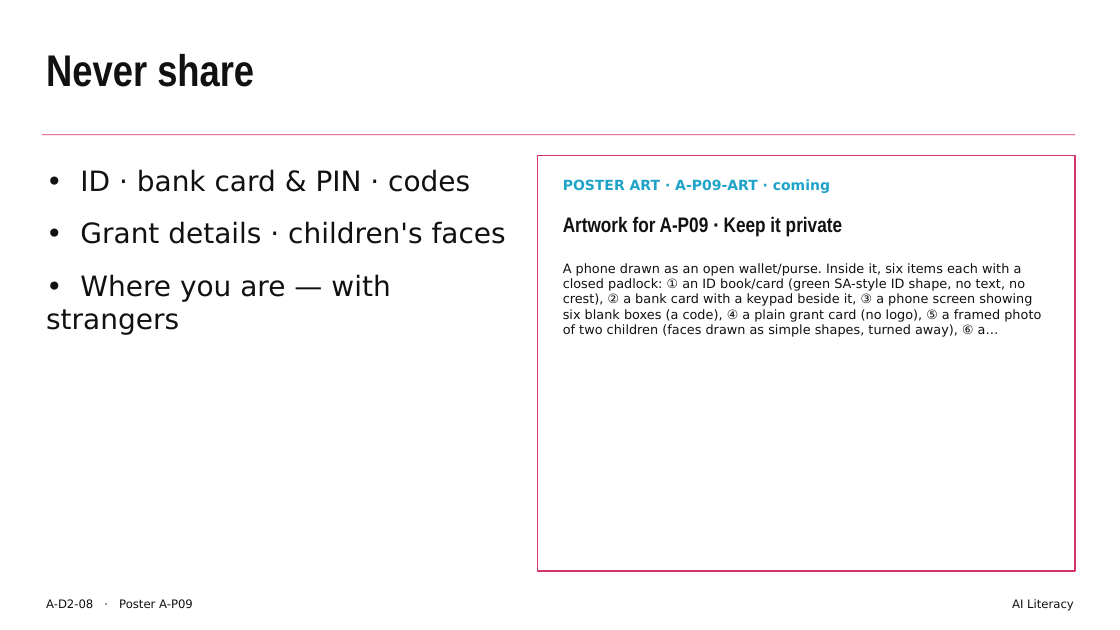
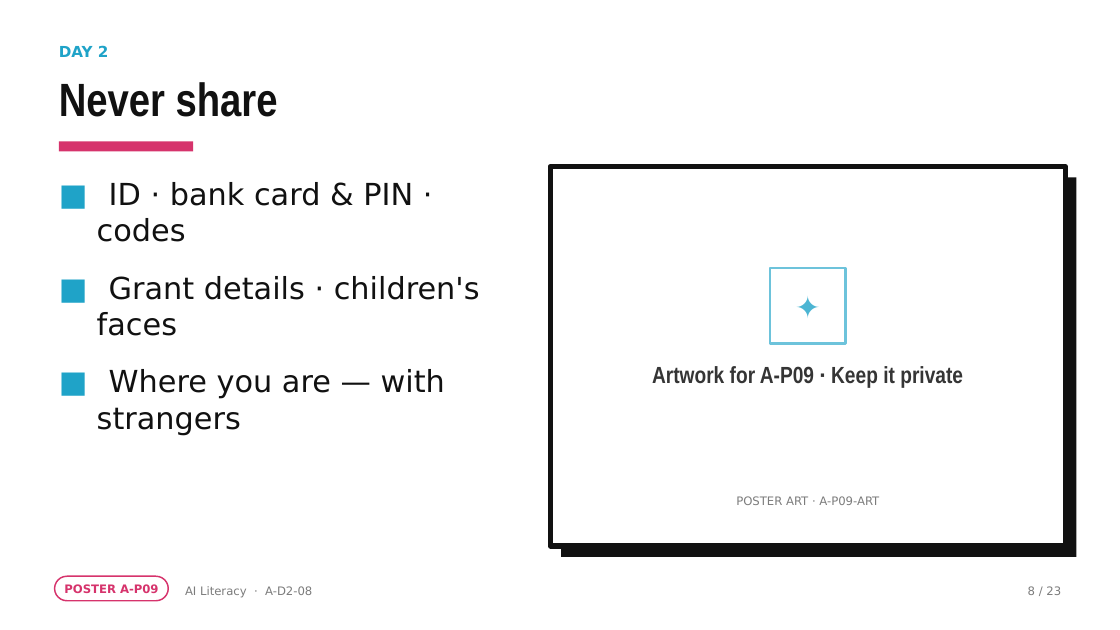
Before and after one commit to rorymclark-prog/ImbewuField, a slide deck: slide 8 of courses/build/ai-literacy/A-D2.pptx. Drawn at 1120x630 pixels with LibreOffice and Linux fonts; fonts in the diff are those of the drawing. Boxes give left, top, right and bottom in pixels: in the first picture for what was removed or moved away, otherwise in the second. Text is boxed around its words. In the diff, an @@ line names an element or a change of style, - is before the commit and + after.

```diff
--- a/courses/build/ai-literacy/A-D2.pptx
+++ b/courses/build/ai-literacy/A-D2.pptx
@@ text added at (x1=59, y1=45, x2=109, y2=57), 13 pt, text #1FA3C8, bold @@
+DAY 2
@@ text "Never share" moved from (x1=46, y1=54, x2=254, y2=87) to (x1=59, y1=82, x2=278, y2=117) @@
@@ text "Never share" at (x1=59, y1=82, x2=278, y2=117): size 38 to 40 pt; line spacing 1 to 0.95 @@
@@ rectangle removed at (x1=42, y1=134, x2=1075, y2=135) @@
@@ rectangle added at (x1=59, y1=141, x2=193, y2=151), fill #D6336C @@
@@ rectangle resized from (x1=538, y1=155, x2=1075, y2=571) to (x1=550, y1=166, x2=1065, y2=546) @@
@@ rectangle at (x1=550, y1=166, x2=1065, y2=546): outline #D6336C 1.25 pt to #111111 4.5 pt @@
@@ rectangle added at (x1=561, y1=177, x2=1076, y2=557), fill #111111 @@
@@ text at (x1=97, y1=182, x2=480, y2=435): text changed; size 24 to 26 pt @@
-• ID · bank card & PIN · codes
-• Grant details · children's faces
-• Where you are — with strangers
+■ ID · bank card & PIN · codes
+■ Grant details · children's faces
+■ Where you are — with strangers
@@ text removed at (x1=563, y1=263, x2=1041, y2=337) @@
-A phone drawn as an open wallet/purse. Inside it, six items each with a closed padlock: ① an ID book/card (green SA-style ID shape, no text, no crest), ② a bank card with a keypad beside it, ③ a phone screen showing six blank boxes (a code), ④ a plain grant card (no logo), ⑤ a framed photo of two children (faces drawn as simple shapes, turned away), ⑥ a…
@@ rectangle added at (x1=770, y1=268, x2=846, y2=344), outline #6DC3DB 2 pt @@
@@ text added at (x1=770, y1=268, x2=846, y2=344), 26 pt, text #4CB5D3 @@
+✦
@@ text "Artwork for A-P09 · Keep ..." moved from (x1=563, y1=216, x2=842, y2=237) to (x1=652, y1=366, x2=963, y2=388) @@
@@ text "Artwork for A-P09 · Keep ..." at (x1=652, y1=366, x2=963, y2=388): size 18 to 20 pt, text colour #111111 to #353535; alignment left to centre @@
@@ text at (x1=736, y1=496, x2=879, y2=505): text changed; size 12 to 10 pt; text colour #1FA3C8 to #7C7C7C; bold off @@
-POSTER ART · A-P09-ART · coming
+POSTER ART · A-P09-ART
@@ rounded rectangle added at (x1=55, y1=576, x2=168, y2=601), outline #D6336C 1.25 pt @@
@@ text added at (x1=64, y1=584, x2=159, y2=593), 10 pt, text #D6336C, bold @@
+POSTER A-P09
@@ text "AI Literacy · A-D2-08" at (x1=185, y1=586, x2=312, y2=598): vertical alignment top to middle @@
@@ text at (x1=185, y1=586, x2=312, y2=598): text changed; text colour #111111 to #7C7C7C @@
-A-D2-08 · Poster A-P09
+AI Literacy · A-D2-08
@@ text removed at (x1=1012, y1=599, x2=1074, y2=611) @@
-AI Literacy
@@ text added at (x1=1028, y1=586, x2=1061, y2=595), 10 pt, text #7C7C7C @@
+8 / 23
```
Also in this commit, not shown: 22 other slides changed, 49 other files.
